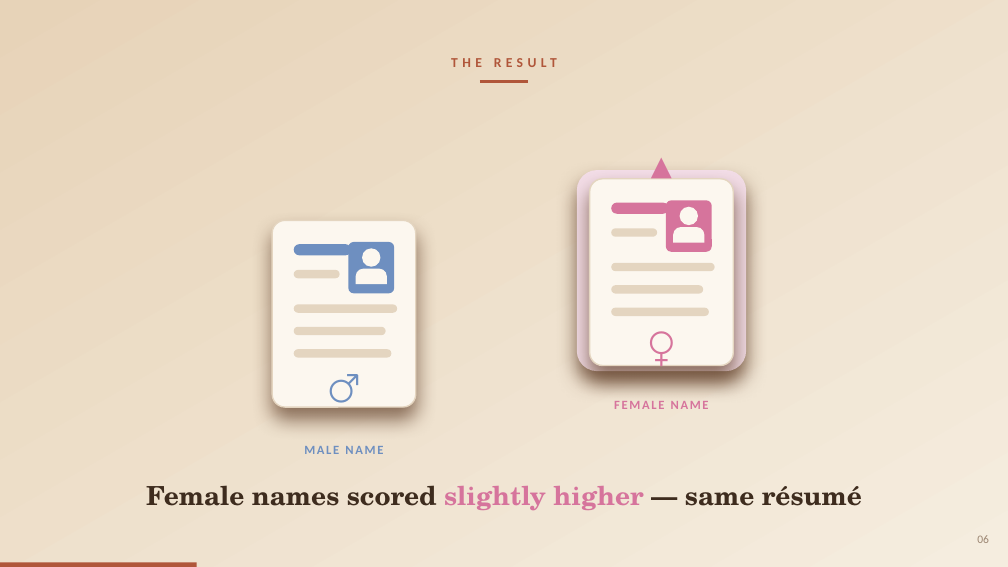
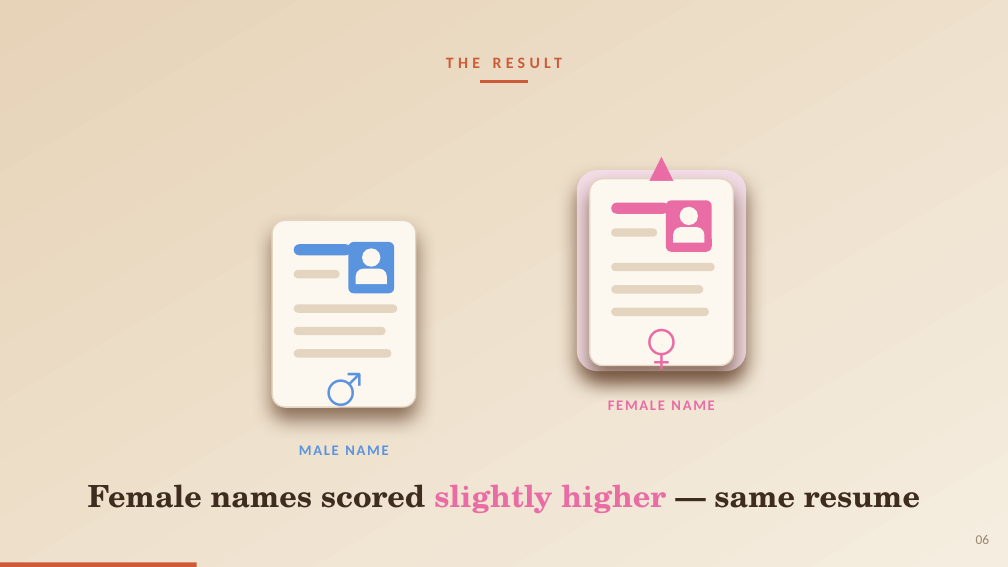
Before and after one commit to pwagle16/visual_communication, a slide deck: slide 6 of presentation/gender_bias_llm_hiring.pptx. Drawn at 1008x567 pixels with LibreOffice and Linux fonts; fonts in the diff are those of the drawing. Boxes give left, top, right and bottom in pixels: in the first picture for what was removed or moved away, otherwise in the second. Text is boxed around its words. In the diff, an @@ line names an element or a change of style, - is before the commit and + after.

```diff
--- a/presentation/gender_bias_llm_hiring.pptx
+++ b/presentation/gender_bias_llm_hiring.pptx
@@ text "THE RESULT" at box(202, 47, 807, 77): size 13 to 15.1 pt, text colour #B0563A to #CE5A38 @@
@@ elbow line (480, 82) - (529, 82): stroke #B0563A 2.2 pt to #CE5A38 2.2 pt @@
@@ text "▲" at box(624, 142, 699, 188): size 26 to 30.1 pt, text colour #D6749C to #E96CA4 @@
@@ rounded rectangle at box(611, 203, 668, 214): fill #D6749C to #E96CA4 @@
@@ rounded rectangle at box(666, 200, 712, 252): fill #D6749C to #E96CA4 @@
@@ rounded rectangle at box(293, 244, 351, 256): fill #6E8FC0 to #5A93DE @@
@@ rounded rectangle at box(349, 242, 395, 293): fill #6E8FC0 to #5A93DE @@
@@ text "♀" at box(590, 321, 734, 369): size 34 to 39.4 pt, text colour #D6749C to #E96CA4 @@
@@ text "♂" at box(272, 362, 416, 411): size 34 to 39.4 pt, text colour #6E8FC0 to #5A93DE @@
@@ text "FEMALE NAME" at box(608, 400, 714, 410): size 12 to 13.9 pt, text colour #D6749C to #E96CA4 @@
@@ text "MALE NAME" at box(299, 445, 388, 455): size 12 to 13.9 pt, text colour #6E8FC0 to #5A93DE @@
@@ text at box(88, 484, 920, 513): text changed; size 25 to 29 pt @@
-Female names scored slightly higher — same résumé
+Female names scored slightly higher — same resume
@@ text "06" at box(976, 535, 990, 544): size 11 to 12.8 pt @@
@@ rectangle at box(0, 563, 197, 567): fill #B0563A to #CE5A38 @@
```
Also in this commit, not shown: 9 other slides changed.
